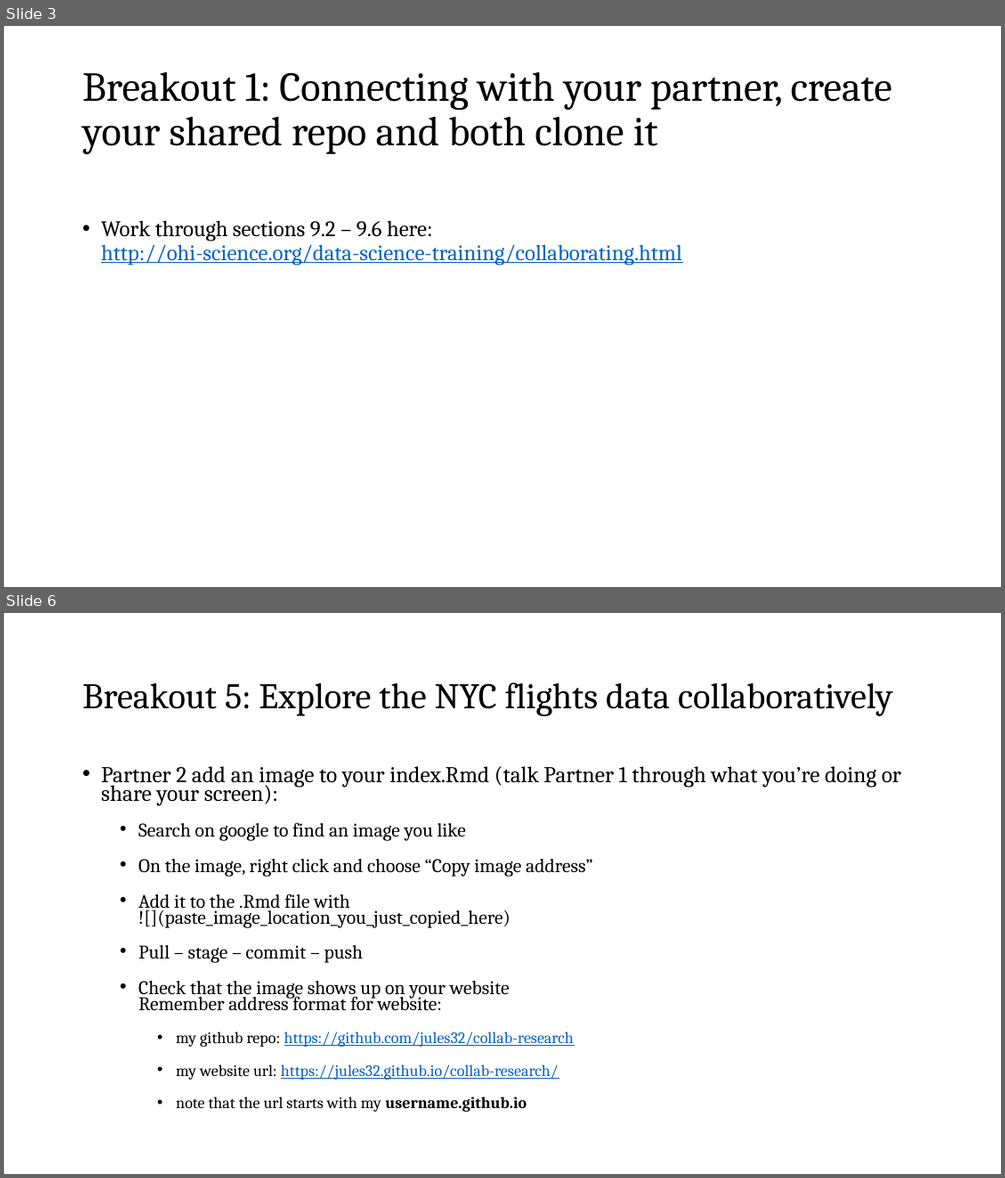
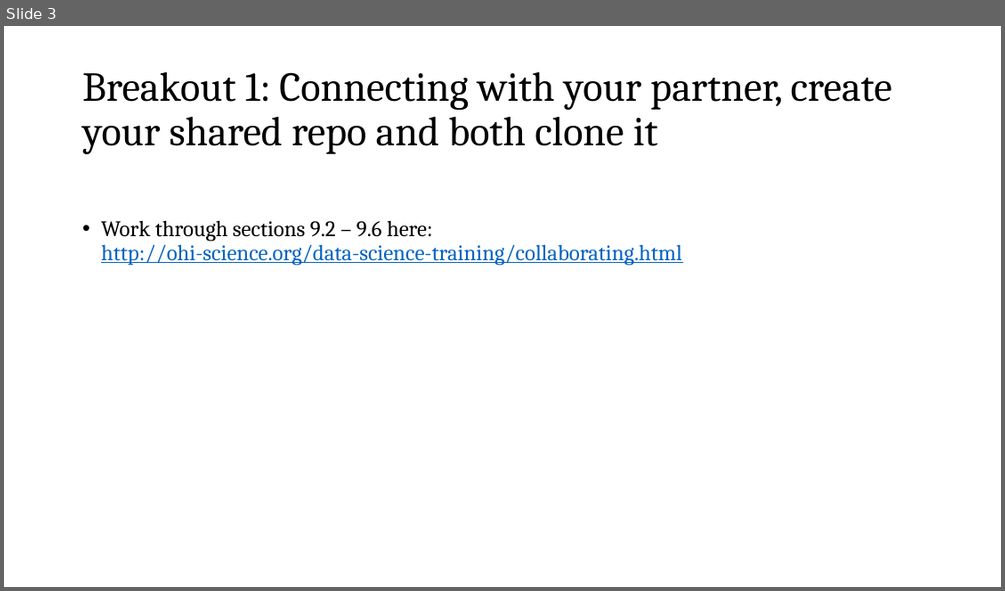
Before and after one commit to nt246/NTRES6940-data-science, a slide deck: slides/Slides_class11.pptx. Shown one above the other, each under a label of ours: slides 3 and 6 before the commit, slide 3 after it; the slides between them are not shown. The pictures are 1005x1178 and 1005x591 pixels, drawn with LibreOffice and Linux fonts; fonts in the diff are those of the drawing. Boxes give left, top, right and bottom in pixels: in the first picture for what was removed or moved away, otherwise in the second. Text is boxed around its words. In the diff, an @@ line names an element or a change of style, - is before the commit and + after.

Commit message:
Updated slides

```diff
--- a/slides/Slides_class11.pptx
+++ b/slides/Slides_class11.pptx
@@ slide 6 removed at (x1=4, y1=613, x2=1001, y2=1174), background #FFFFFF @@
@@ title removed at (x1=82, y1=682, x2=892, y2=716) @@
-Breakout 5: Explore the NYC flights data collaboratively
@@ text removed at (x1=101, y1=766, x2=901, y2=1111) @@
-• Partner 2 add an image to your index.Rmd (talk Partner 1 through what you’re doing or share your screen):
-  • Search on google to find an image you like
-  • On the image, right click and choose “Copy image address”
-  • Add it to the .Rmd file with
-    ![](paste_image_location_you_just_copied_here)
-  • Pull – stage – commit – push
-  • Check that the image shows up on your website
-    Remember address format for website:
-    • my github repo: https://github.com/jules32/collab-research
-    • my website url: https://jules32.github.io/collab-research/
-    • note that the url starts with my username.github.io
```
Also in this commit, not shown: 11 slides added, 5 other slides removed, 2 other files.
